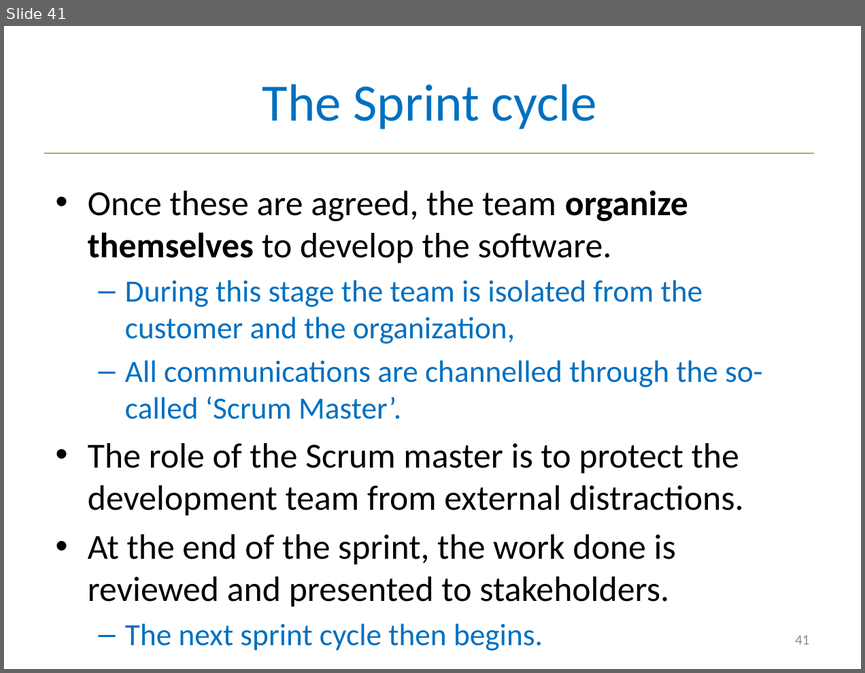
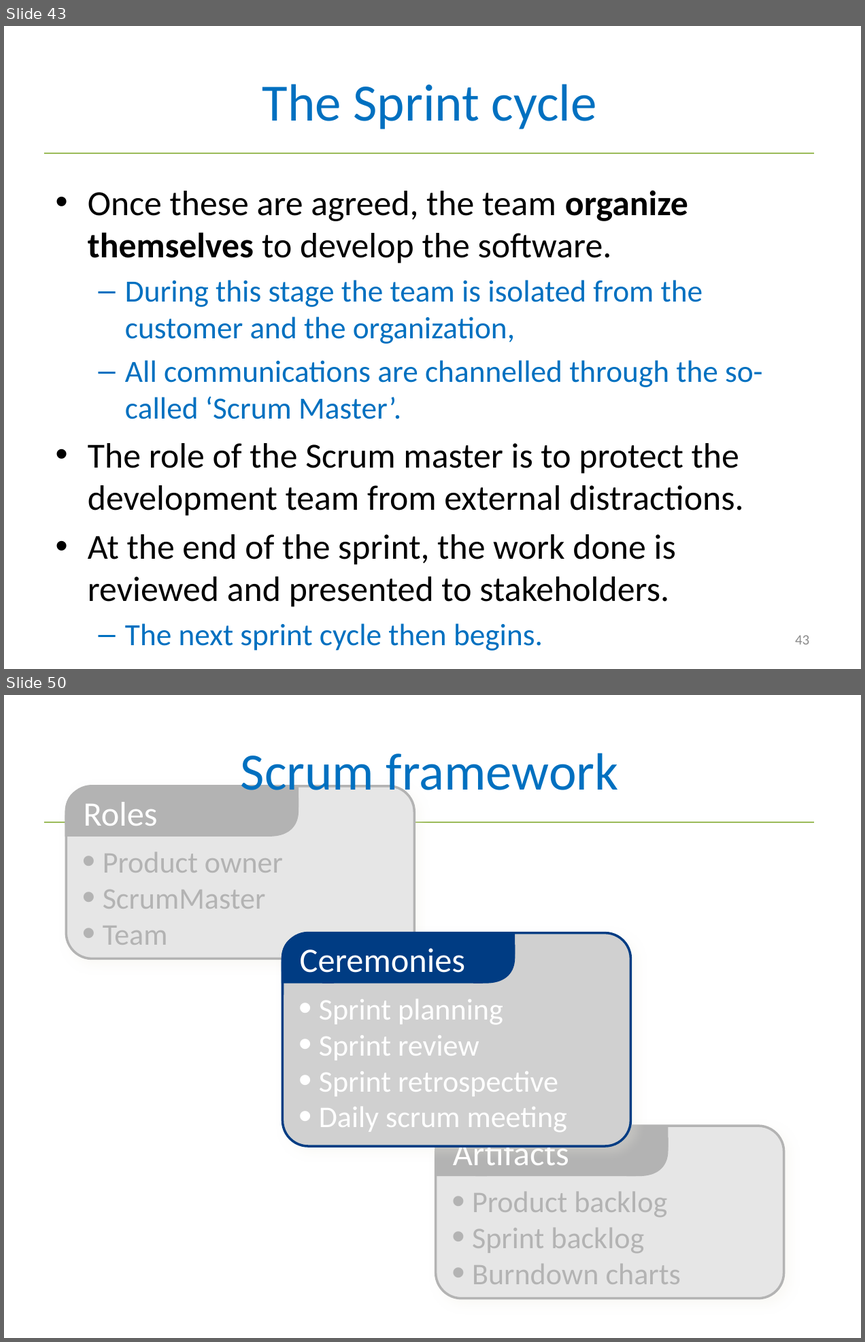
Before and after one commit to tuanct1997/USTH-SE-2017, a slide deck: slides/2 Agile Development.pptx. Shown one above the other, each under a label of ours: slide 41 before the commit, slides 43 and 50 after it; the slides between them are not shown. The pictures are 865x673 and 865x1342 pixels, drawn with LibreOffice and Linux fonts; fonts in the diff are those of the drawing; grey boxes stand for pictures. Boxes give left, top, right and bottom in pixels: in the first picture for what was removed or moved away, otherwise in the second. Text is boxed around its words. In the diff, an @@ line names an element or a change of style, - is before the commit and + after.

Commit message:
update slides with scrum

```diff
--- a/slides/2 Agile Development.pptx
+++ b/slides/2 Agile Development.pptx
@@ slide 50 added at (4, 695, 861, 1338), background #FFFFFF; not listed: 1 template element that a slide beside it also shows @@
@@ title added at (241, 753, 619, 802), 44 pt, text #0070C0 @@
+Scrum framework
@@ group added at (65, 786, 413, 958): 3 rectangles, 2 texts, 2 freeform shapes, 1 rounded rectangle @@
+• Product owner
+• ScrumMaster
+• Team
+Roles
@@ group added at (281, 932, 630, 1146): 3 rectangles, 2 texts, 2 freeform shapes, 1 picture @@
+• Sprint planning
+• Sprint review
+• Sprint retrospective
+• Daily scrum meeting
+Ceremonies
@@ group added at (435, 1126, 784, 1298): 3 rectangles, 2 texts, 2 freeform shapes, 1 rounded rectangle @@
+• Product backlog
+• Sprint backlog
+• Burndown charts
+Artifacts
@@ what was slide 41 is now slide 43 @@
@@ page number at (795, 635, 809, 644): text changed @@
-41
+43
```
Also in this commit, not shown: 1 slide changed, 24 other slides added, 2 slides removed.
